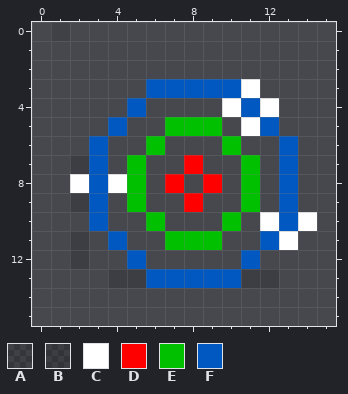
Two states of a pixel-art sprite, org.dawnsci.plotting/icons/findmorerings.png. That is the earlier state.
The file is 16x16 pixels. Pixels under 10% opacity are left out.
Palette (. is transparent): A #0909091d  B #0c0c0c2a  C #ffffff  D #ff0000  E #00c000  F #0058c0
New version:
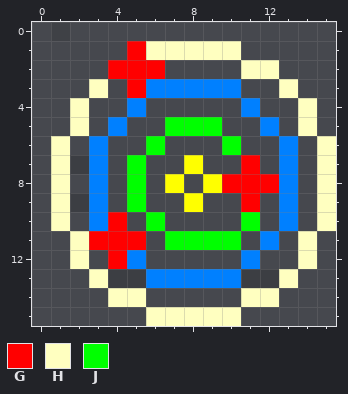
Colours new in this view: G #ff0000  H #ffffc0  J #00ff00
The author wrote: improved icon for 'find more rings' button
From old to new:
colour D: #ff0000 -> #ffff00
colour F: #0058c0 -> #0080ff
y 1: x 5..10 ...... -> GHHHHH
y 2: x 4..6 ... -> GGG; x 11..12 .. -> HH
y 3: x 3 . -> H; x 5 . -> G; x 11 C -> .; x 13 . -> H
y 4: x 2 . -> H; x 10 C -> .; x 12 C -> .; x 14 . -> H
y 5: x 2 . -> H; x 7..9 EEE -> JJJ; x 11 C -> .; x 14 . -> H
y 6: x 1 . -> H; x 6 E -> J; x 10 E -> J; x 15 . -> H
y 7: x 1 . -> H; x 5 E -> J; x 11 E -> G; x 15 . -> H
y 8: x 1..2 .C -> H.; x 4..5 CE -> .J; x 10..12 .E. -> GGG; x 15 . -> H
y 9: x 1 . -> H; x 5 E -> J; x 11 E -> G; x 15 . -> H
y 10: x 1 . -> H; x 4 . -> G; x 6 E -> J; x 10..12 E.C -> .J.; x 14..15 C. -> .H
y 11: x 2..5 B.F. -> HGGG; x 7..10 EEE. -> JJJJ; x 13..14 C. -> .H
y 12: x 2 B -> H; x 4 . -> G; x 14 . -> H
y 13: x 3 . -> H; x 13 . -> H
y 14: x 4..5 .. -> HH; x 11..12 .. -> HH
y 15: x 6..10 ..... -> HHHHH
Boxes around the changes in both pictures, in picture pixels (x1, y1, x2, y2):
changed: (51, 41, 336, 326)
